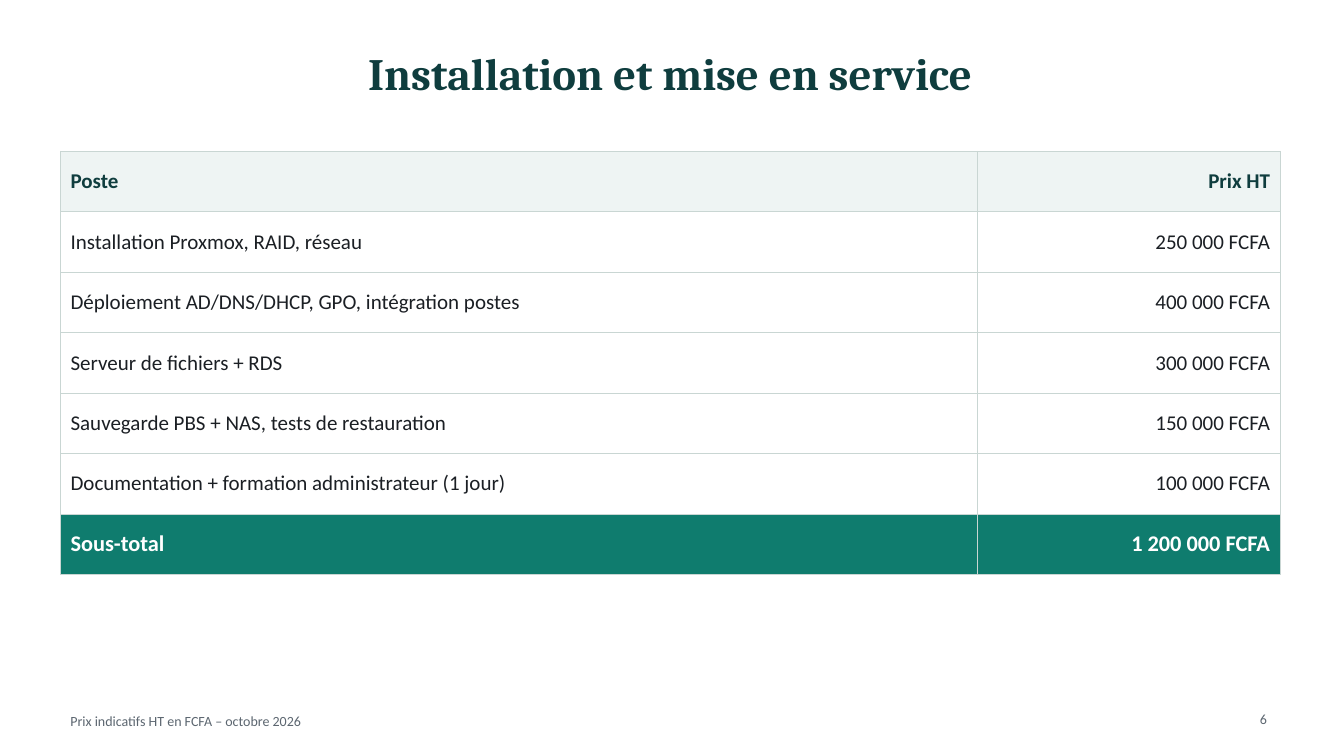
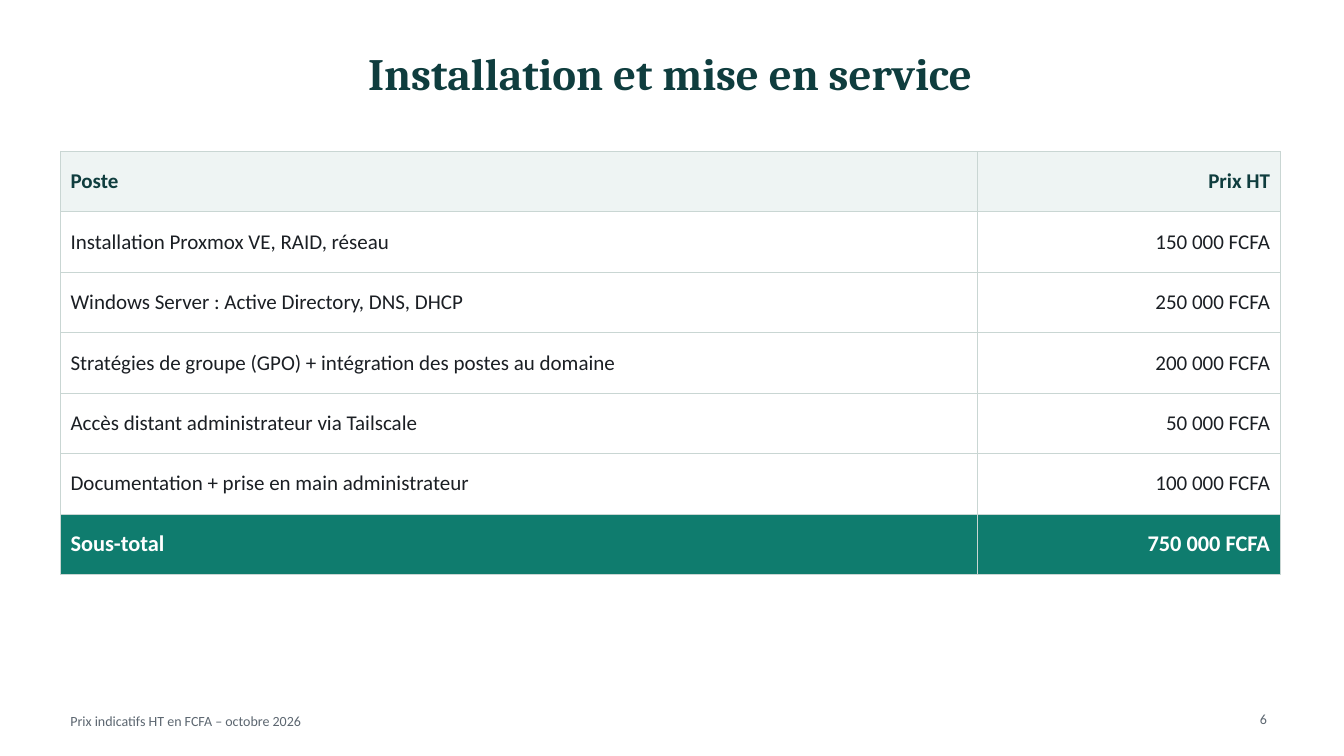
Before and after one commit to meledjearmel/others-documents, a slide deck: slide 6 of proposition-serveur/Proposition_Serveur_Proxmox_WindowsServer.pptx. Drawn at 1344x756 pixels with LibreOffice and Linux fonts; fonts in the diff are those of the drawing. Boxes give left, top, right and bottom in pixels: in the first picture for what was removed or moved away, otherwise in the second. Text is boxed around its words. In the diff, an @@ line names an element or a change of style, - is before the commit and + after.

```diff
--- a/proposition-serveur/Proposition_Serveur_Proxmox_WindowsServer.pptx
+++ b/proposition-serveur/Proposition_Serveur_Proxmox_WindowsServer.pptx
@@ table at (60, 151, 1280, 555) @@
-row 2, column 1: Installation Proxmox, RAID, réseau
+row 2, column 1: Installation Proxmox VE, RAID, réseau
-row 2, column 2: 250 000 FCFA
+row 2, column 2: 150 000 FCFA
-row 3, column 1: Déploiement AD/DNS/DHCP, GPO, intégration postes
+row 3, column 1: Windows Server : Active Directory, DNS, DHCP
-row 3, column 2: 400 000 FCFA
+row 3, column 2: 250 000 FCFA
-row 4, column 1: Serveur de fichiers + RDS
+row 4, column 1: Stratégies de groupe (GPO) + intégration des postes au domaine
-row 4, column 2: 300 000 FCFA
+row 4, column 2: 200 000 FCFA
-row 5, column 1: Sauvegarde PBS + NAS, tests de restauration
+row 5, column 1: Accès distant administrateur via Tailscale
-row 5, column 2: 150 000 FCFA
+row 5, column 2: 50 000 FCFA
-row 6, column 1: Documentation + formation administrateur (1 jour)
+row 6, column 1: Documentation + prise en main administrateur
-row 7, column 2: 1 200 000 FCFA
+row 7, column 2: 750 000 FCFA
```
Also in this commit, not shown: 7 other slides changed, 1 slide added, 1 slide removed, 1 other file.
